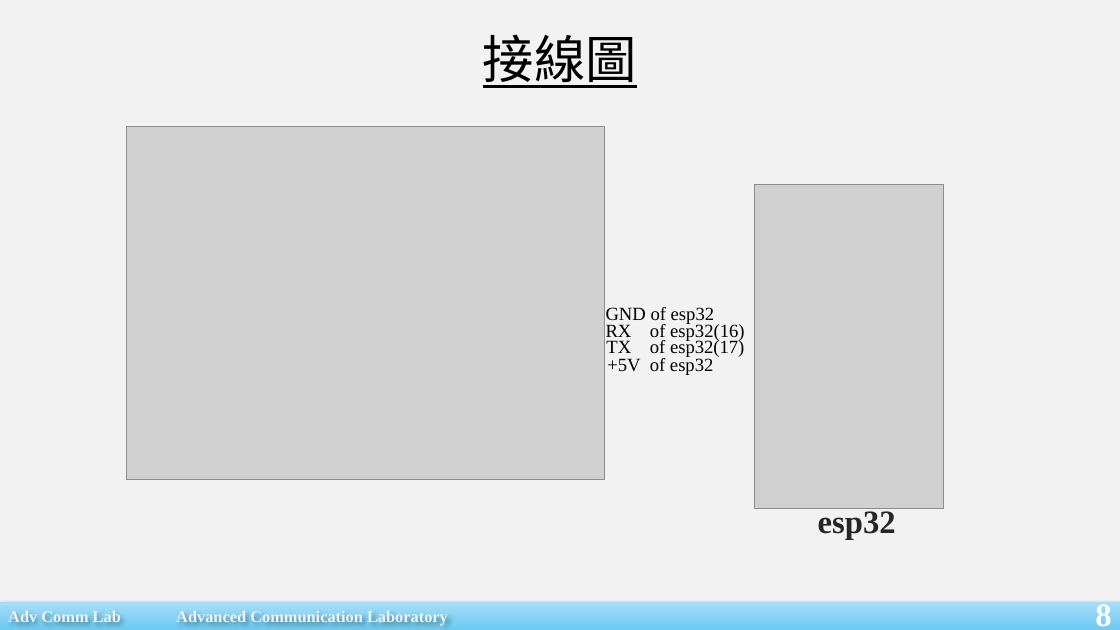
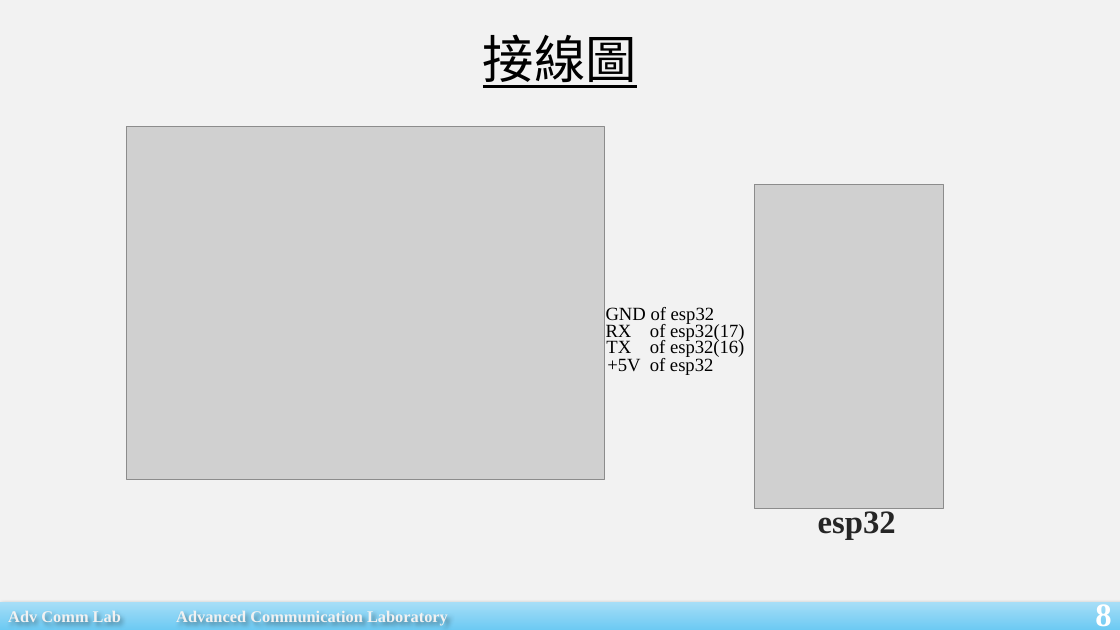
Before and after one commit to caijiayou/power, a slide deck: slide 8 of PPT/esp32+RPi.pptx. Drawn at 1120x630 pixels with LibreOffice and Linux fonts; fonts in the diff are those of the drawing; grey boxes stand for pictures. Boxes give left, top, right and bottom in pixels: in the first picture for what was removed or moved away, otherwise in the second. Text is boxed around its words. In the diff, an @@ line names an element or a change of style, - is before the commit and + after.

Commit message:
update ppt tx rx pin

```diff
--- a/PPT/esp32+RPi.pptx
+++ b/PPT/esp32+RPi.pptx
@@ text at (606, 323, 744, 342): text changed @@
-RX of esp32(16)
+RX of esp32(17)
@@ text at (606, 339, 744, 357): text changed @@
-TX of esp32(17)
+TX of esp32(16)
```
